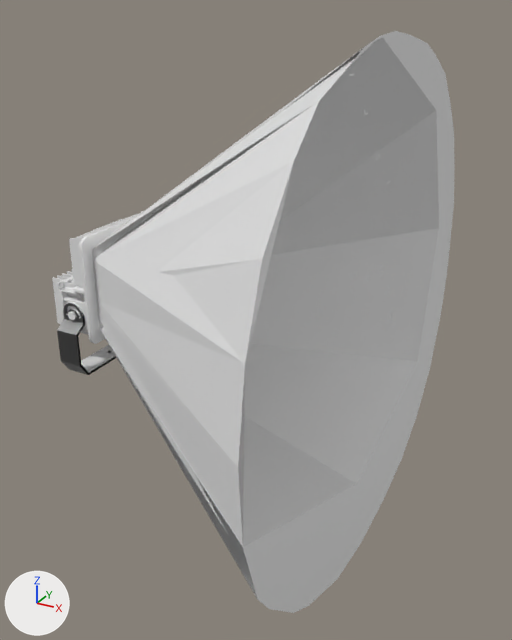
An edit to the Blender file FloodLight/Type_2/floodLightRaw_Type_2.blend, drawn before and after from the same camera.
Both versions are drawn from a 50 mm camera at (49.2, -59.5, 27.3) aimed at (12.6, 7.0, -6.0). The axes (+X, +Y, +Z) are drawn at lower left. The lights are the same throughout.

Objects in the first picture: 'Cylinder', 'FMV3LCY_UNV1D33'.
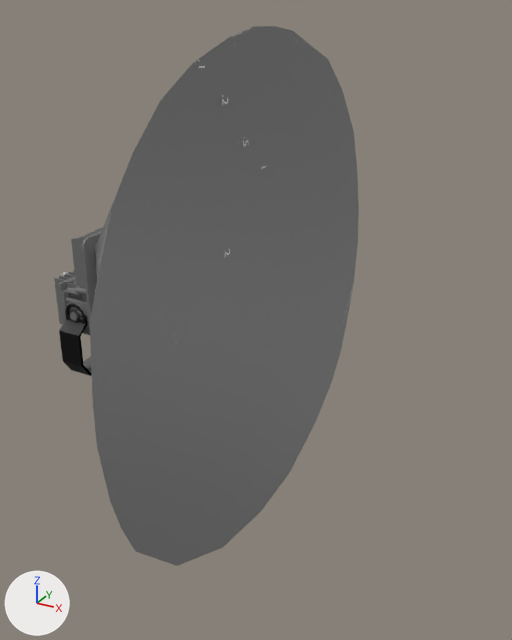
Pixel boxes (x1, y1, x2, y2) of what changed, in the pictures (512 x 640 px; the box of a moved part takes in the faces that stretch with it):
'Cylinder', reshaped, moved (26% narrower, 7% shorter)
    before: (92, 31, 455, 613)
    after: (90, 26, 359, 566)
'FMV3LCY_UNV1D33', surface changed, moved
    before: (52, 211, 143, 375)
    after: (54, 227, 103, 376)
part 1 of me_cylinder, moved or reshaped
    before: (92, 31, 455, 613)
    after: (90, 26, 359, 566)
part 2 of me_cylinder, recoloured
    before: (94, 102, 317, 555)
    after: (90, 208, 112, 319)

What changed in the scene script:
```text
Add img_combined_png:
    img_combined_png = load_image('combined.png', 'combined.png', 2048, 1024, 'sRGB')
Change mat_default_obj:
    remove mat_default_obj.base_color = (0.8, 0.8, 0.8)  # white #e7e7e7
    add mat_default_obj.texture = img_combined_png
Add mat_light:
    mat_light = principled_material('light')
    mat_light.texture = img_combined_png
Change me_cylinder:
    used by ob_cylinder; location = (11.0, -0.1, 0.4); rotation_euler = (0.0000106, 1.558, 0.0000107), in degrees (0, 89, 0); scale = (-6.06, -6.06, -6.06)
    remove me_cylinder.from_pydata(...)  # 64 vertices, 33 faces; spans x -4.45..4.14, y -4.35..4.32, z -3.1..1.74
    add me_cylinder.from_pydata(...)  # 64 vertices, 34 faces; spans x -4.44..4.2, y -4.39..4.3, z -1.04..1.74
    me_cylinder part 1
    2 faces are deleted
    32 vertices move from x -4.45..4.14, y -4.35..4.32, z -3.1..-3.02 to x -4.44..4.2, y -4.39..4.3, z -1.04..-0.96
    3 new faces join them
    me_cylinder part 2: 31 faces spanning x -4.44..4.2, y -4.39..4.3, z -1.04..1.74 switch from no material to mat_light (picture img_combined_png)
Change ob_fmv3lcy_unv1d33:
    ob_fmv3lcy_unv1d33.location: (0.0, 0.0, 0.0) -> (0.3, 0.0, 0.0)
Change ob_cylinder:
    ob_cylinder.location: (11.0, -0.1, 0.4) -> (11.3, -0.1, 0.4)
```
